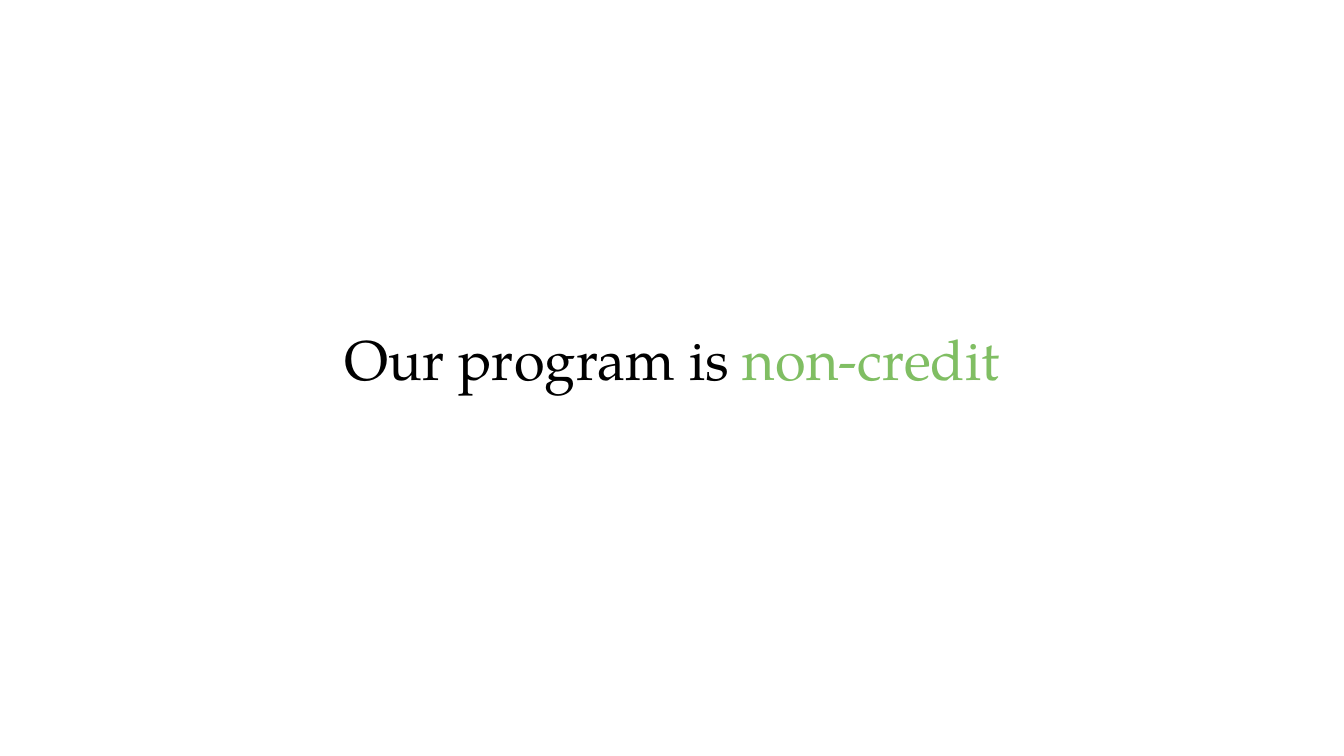
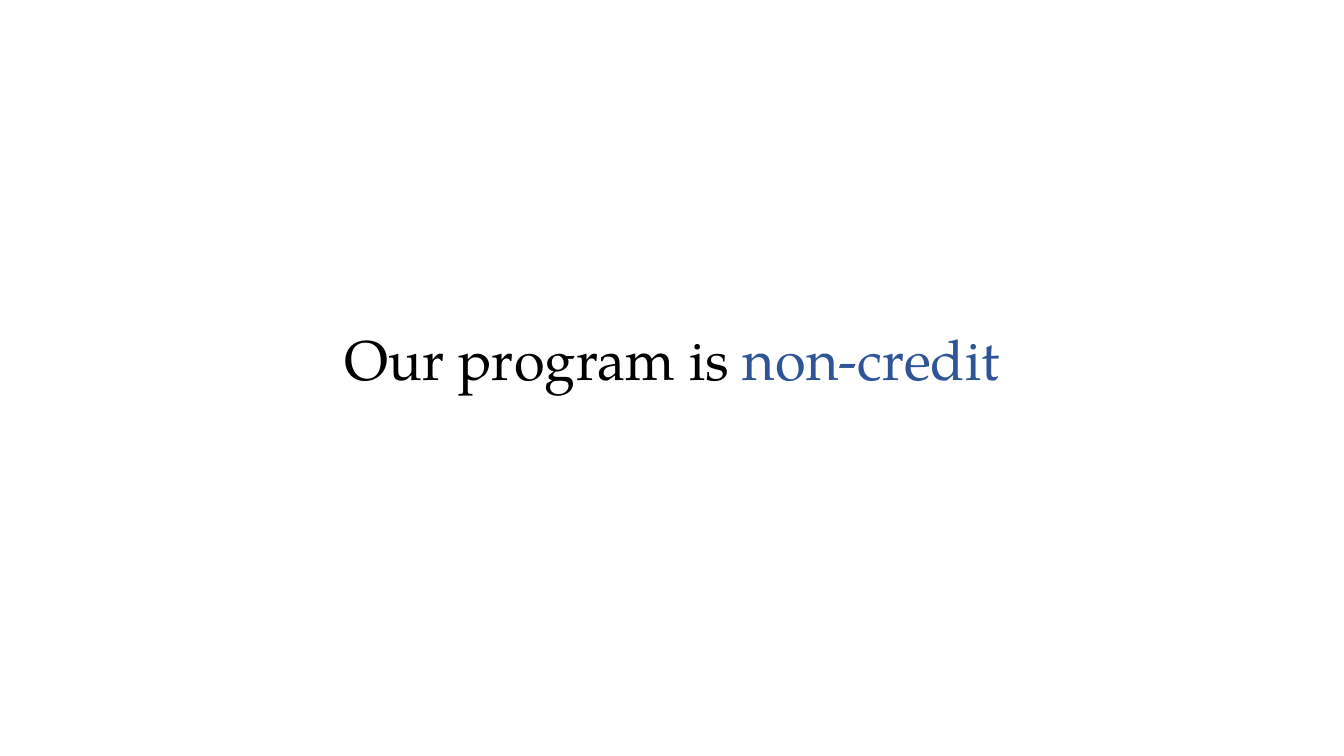
Before and after one commit to PracticumAI-Test/practicum, a slide deck: slide 20 of ai_workshop_presentation.pptx (slide 15 before the commit). Drawn at 1344x756 pixels with LibreOffice and Linux fonts; fonts in the diff are those of the drawing. Boxes give left, top, right and bottom in pixels: in the first picture for what was removed or moved away, otherwise in the second. Text is boxed around its words. In the diff, an @@ line names an element or a change of style, - is before the commit and + after.

```diff
--- a/ai_workshop_presentation.pptx
+++ b/ai_workshop_presentation.pptx
@@ text "Our program is non-credit" at (345, 339, 999, 396): text colour #80BE63 to #2F5597 in "non-credit" @@
```
Also in this commit, not shown: 1 other slide changed, 12 slides added, 7 slides removed.
